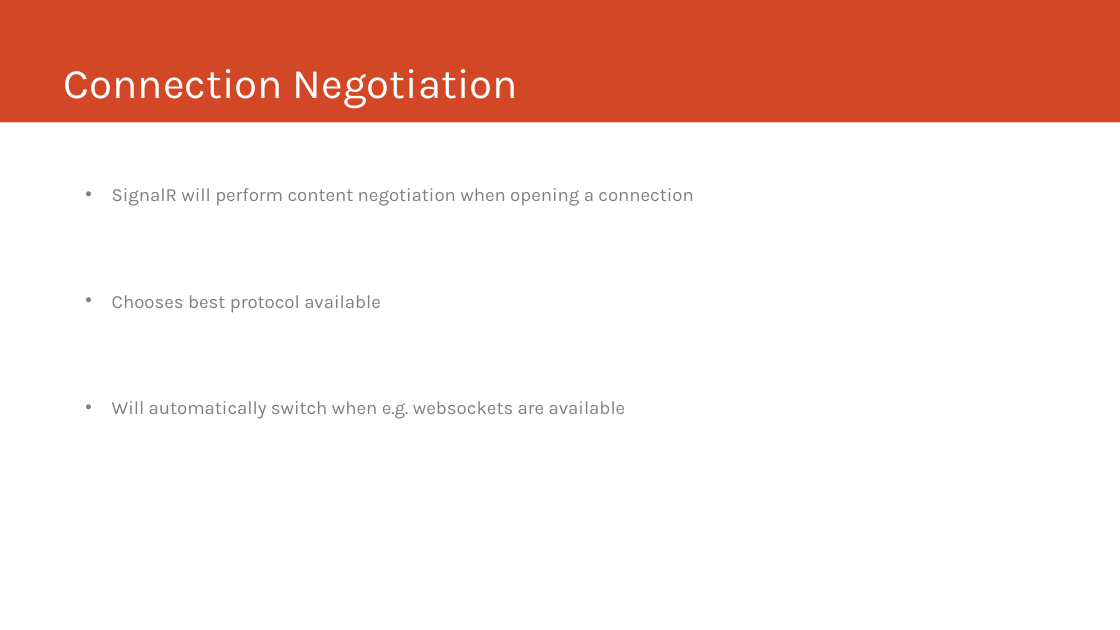
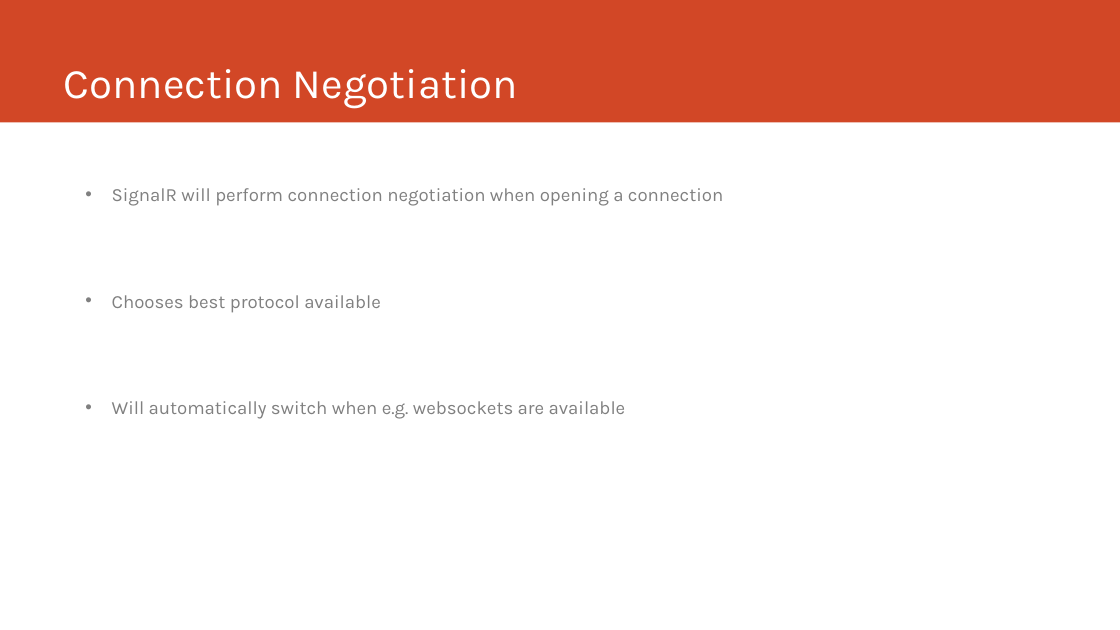
Before and after one commit to PeteGoo/Presentations.SignalR, a slide deck: slide 10 of SignalR.pptx. Drawn at 1120x630 pixels with LibreOffice and Linux fonts; fonts in the diff are those of the drawing. Boxes give left, top, right and bottom in pixels: in the first picture for what was removed or moved away, otherwise in the second. Text is boxed around its words. In the diff, an @@ line names an element or a change of style, - is before the commit and + after.

```diff
--- a/SignalR.pptx
+++ b/SignalR.pptx
@@ text at bbox=[112, 188, 723, 206]: text changed @@
-• SignalR will perform content negotiation when opening a connection
+• SignalR will perform connection negotiation when opening a connection
```
Also in this commit, not shown: 3 other slides changed, 1 slide added, 25 other files.
